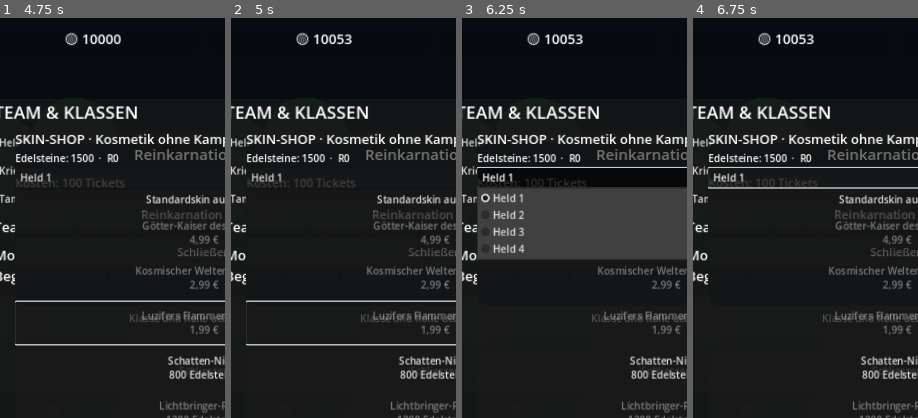
Above: before the commit, frames 1-4 (left to right).
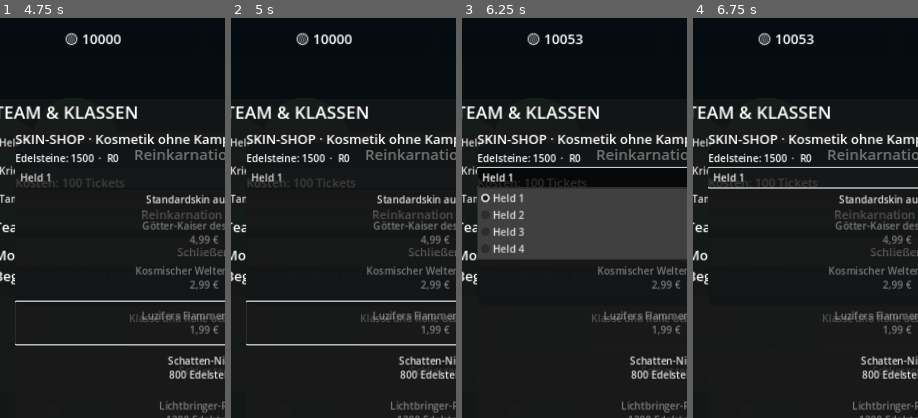
Above: after the commit, the same moments.

Repository: xynewageyx/TitanLegend
Game: Godot game, scene res://scenes/main.tscn
Two runs of this game, one before a commit and one after it. Both use one fixed random seed, a clock stepped at 60 frames per second and the inputs below.
Inputs:
- Up to frame 1 (4.75 s): click "⚔ Kampf" at 0.5 s; click "◆ Juwelen" at 1.25 s; click "✦ Reink." at 2 s; click "▣ Shop" at 2.75 s; click "♟ Team" at 3.5 s; click "Klasse und Rolle uebernehmen" at 4.25 s
- Up to frame 2 (5 s): no input
- Up to frame 3 (6.25 s): click "Held 1" at 5 s; click "Krieger" at 5.75 s
- Up to frame 4 (6.75 s): click "Tank" at 6.5 s
The pictures show only the part of the screen within x 5-55%, y 0-50%; the shares and areas given below are measured in that part.

Frame 1 is identical in both runs. In frame 2, 0.1% of the frame differs, in the area x 46-54%, y 4-7%; in frame 3, less than 0.1%; in frame 4, less than 0.1%.

Commit message:
Enforce strict automatic skill order slots 1-2-3-4, without skipping charged slots

Diff:
--- a/scripts/battle_manager.gd
+++ b/scripts/battle_manager.gd
@@ -273,19 +273,18 @@
  var loadout: Array = skill_loadouts[slot]
  if loadout.is_empty():
   return
- # Fixed order, circular across the player's four chosen skill slots.
- for offset in range(loadout.size()):
-  var index: int = (next_skill_slot[slot] + offset) % loadout.size()
-  var choice: int = int(loadout[index])
-  if not _skill_is_usable(slot, role, choice):
-   continue
-  var required_hits: int = _skill_hit_cost(role, choice)
-  if skill_hit_charge[slot] < required_hits:
-   continue
-  skill_hit_charge[slot] = 0
-  next_skill_slot[slot] = (index + 1) % loadout.size()
-  _execute_equipped_skill(slot, role, choice)
-  return
+ # Strict order: slot 1 -> 2 -> 3 -> 4 -> slot 1.
+ # Do not skip a slot because it is charging or its condition is unmet.
+ var index: int = next_skill_slot[slot] % loadout.size()
+ var choice: int = int(loadout[index])
+ var required_hits: int = _skill_hit_cost(role, choice)
+ if skill_hit_charge[slot] < required_hits:
+  return
+ if not _skill_is_usable(slot, role, choice):
+  return
+ skill_hit_charge[slot] = 0
+ next_skill_slot[slot] = (index + 1) % loadout.size()
+ _execute_equipped_skill(slot, role, choice)
 
 func _execute_equipped_skill(slot: int, role: int, choice: int) -> void:
  if role == 0 and choice == 8:
@@ -343,7 +342,10 @@
 func set_skill_loadout(hero: int, skill_slot: int, ability: int) -> void:
  if hero < 0 or hero >= 4 or skill_slot < 0 or skill_slot >= 4:
   return
- skill_loadouts[hero][skill_slot] = clampi(ability, 0, 10)
+ skill_loadouts[hero][skill_slot] = clampi(ability, 0, 9 if team_formation != null and int(team_formation.role_ids[hero]) == 0 else 7)
+ # New equipment always starts its rotation at skill position 1.
+ next_skill_slot[hero] = 0
+ skill_hit_charge[hero] = 0
  SaveManager.save_game()
  battle_status_changed.emit()
 
